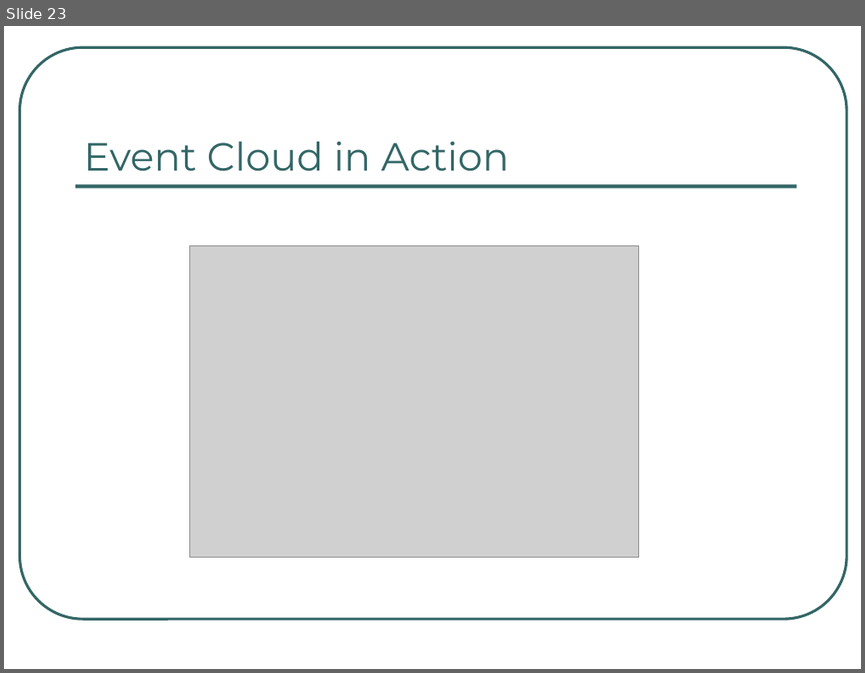
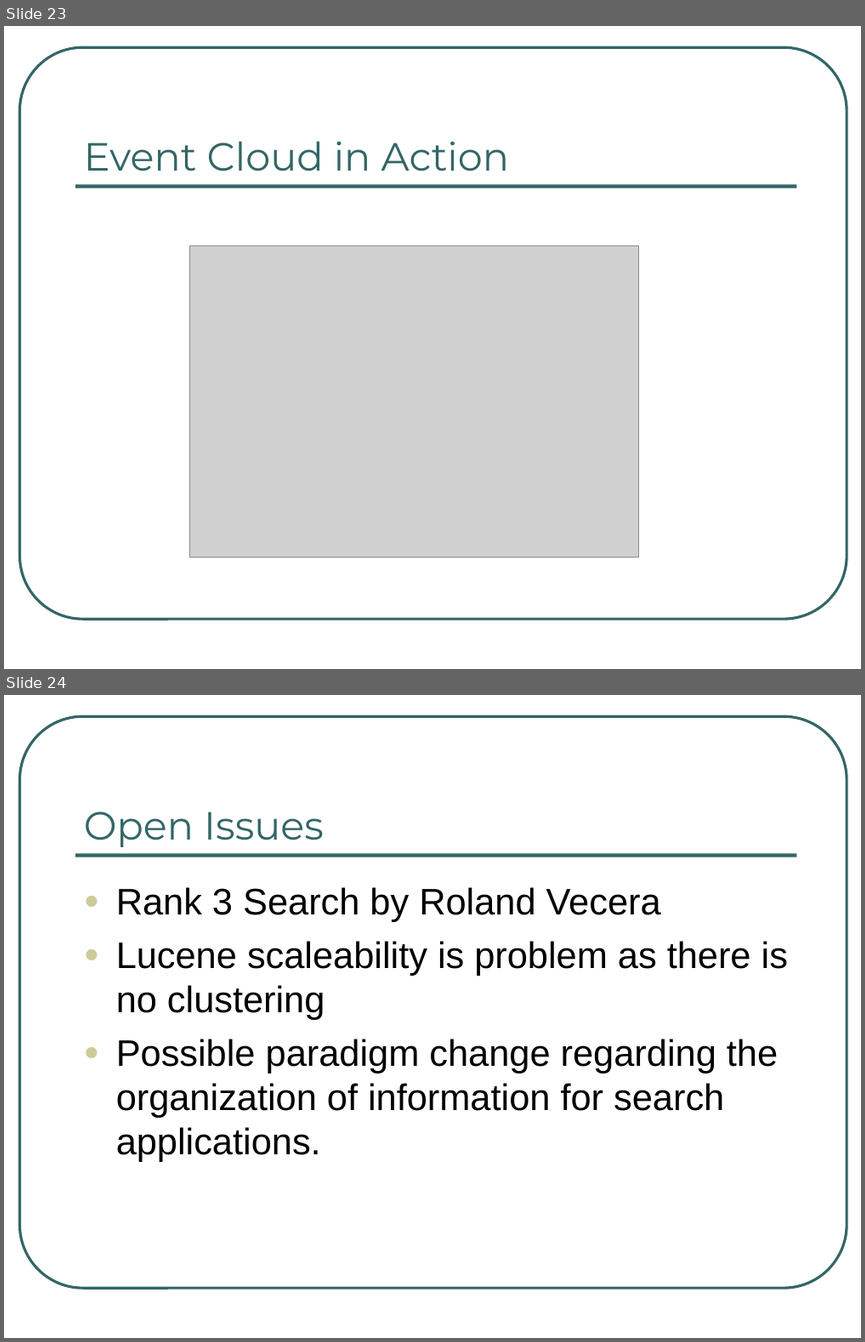
Before and after one commit to BackupTheBerlios/springbreak, a slide deck: sena/SzabolcsDiplomarbeit/Event Cloud Presentation.ppt. Shown one above the other, each under a label of ours: slide 23 before the commit, slides 23 and 24 after it. The pictures are 865x673 and 865x1342 pixels, drawn with LibreOffice and Linux fonts; fonts in the diff are those of the drawing; grey boxes stand for pictures. Boxes give left, top, right and bottom in pixels: in the first picture for what was removed or moved away, otherwise in the second. Text is boxed around its words. In the diff, an @@ line names an element or a change of style, - is before the commit and + after.

```diff
--- a/sena/SzabolcsDiplomarbeit/Event Cloud Presentation.ppt
+++ b/sena/SzabolcsDiplomarbeit/Event Cloud Presentation.ppt
@@ slide 24 added at <box>4,695,861,1338</box>, background #FFFFFF; not listed: 2 template elements that a slide beside it also shows @@
@@ title added at <box>84,811,324,847</box>, 33 pt, text #336666 @@
+Open Issues
@@ text added at <box>116,887,788,1161</box>, 31 pt, text #000000 @@
+● Rank 3 Search by Roland Vecera
+● Lucene scaleability is problem as there is no clustering
+● Possible paradigm change regarding the organization of information for search applications.
```
Also in this commit, not shown: 2 slides changed.
